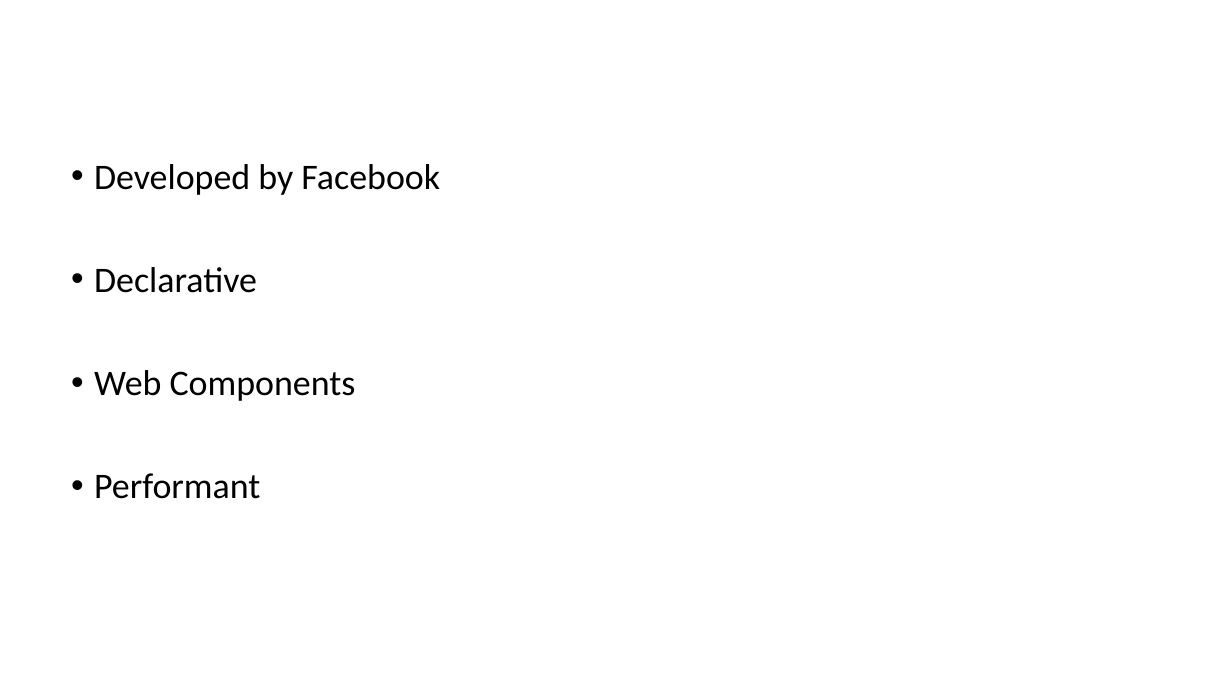
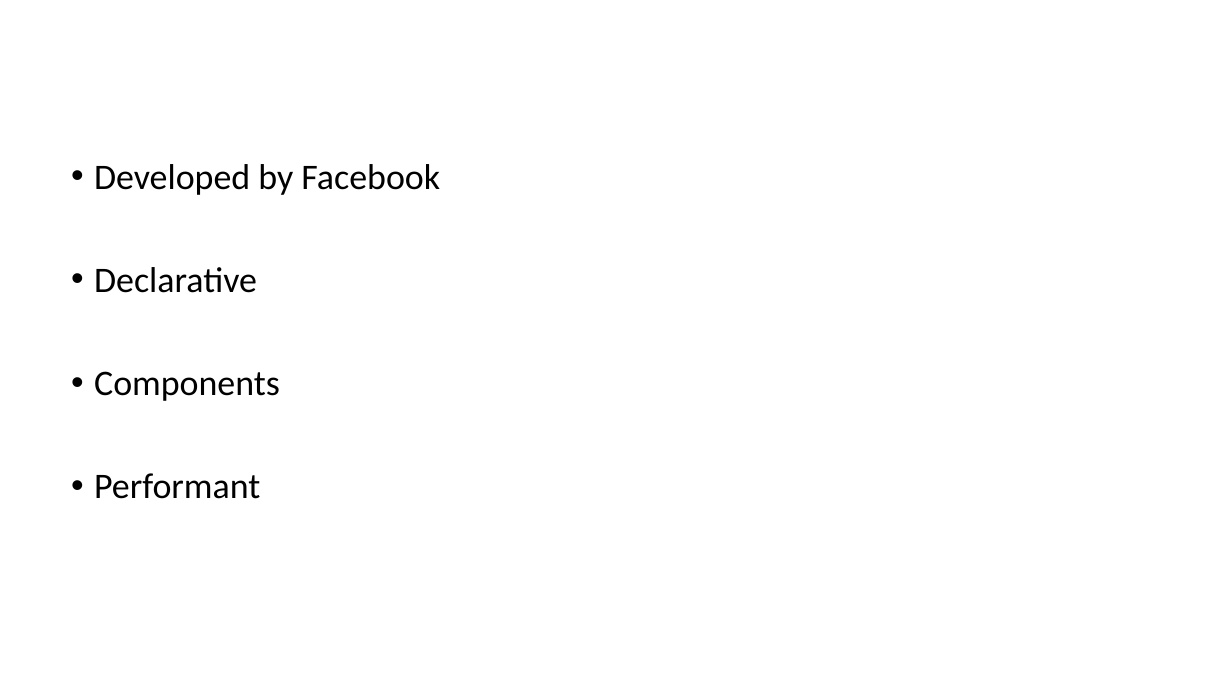
Before and after one commit to devzeebo/react-redux-tutorial, a slide deck: slide 2 of presentation/React.pptx. Drawn at 1232x693 pixels with LibreOffice and Linux fonts; fonts in the diff are those of the drawing. Boxes give left, top, right and bottom in pixels: in the first picture for what was removed or moved away, otherwise in the second. Text is boxed around its words. In the diff, an @@ line names an element or a change of style, - is before the commit and + after.

```diff
--- a/presentation/React.pptx
+++ b/presentation/React.pptx
@@ text at (94, 371, 280, 401): text changed @@
-• Web Components
+• Components
```
Also in this commit, not shown: 1 slide added, 1 slide removed, 21 other files.
